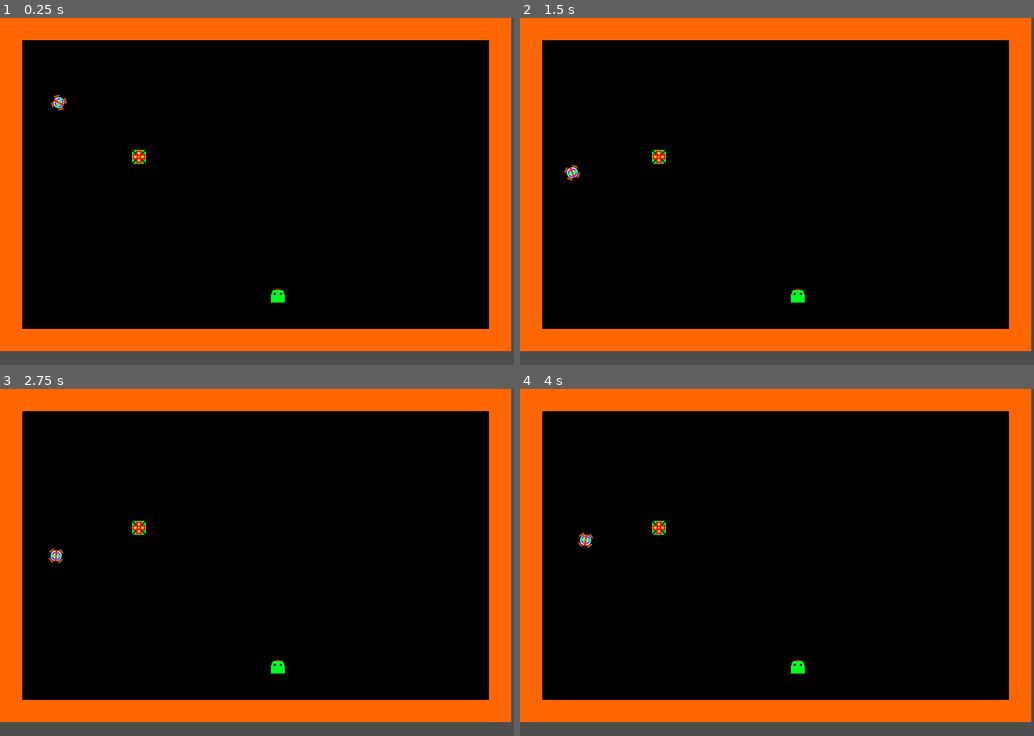
Above: before the commit, frames 1-4 (two rows, left to right).
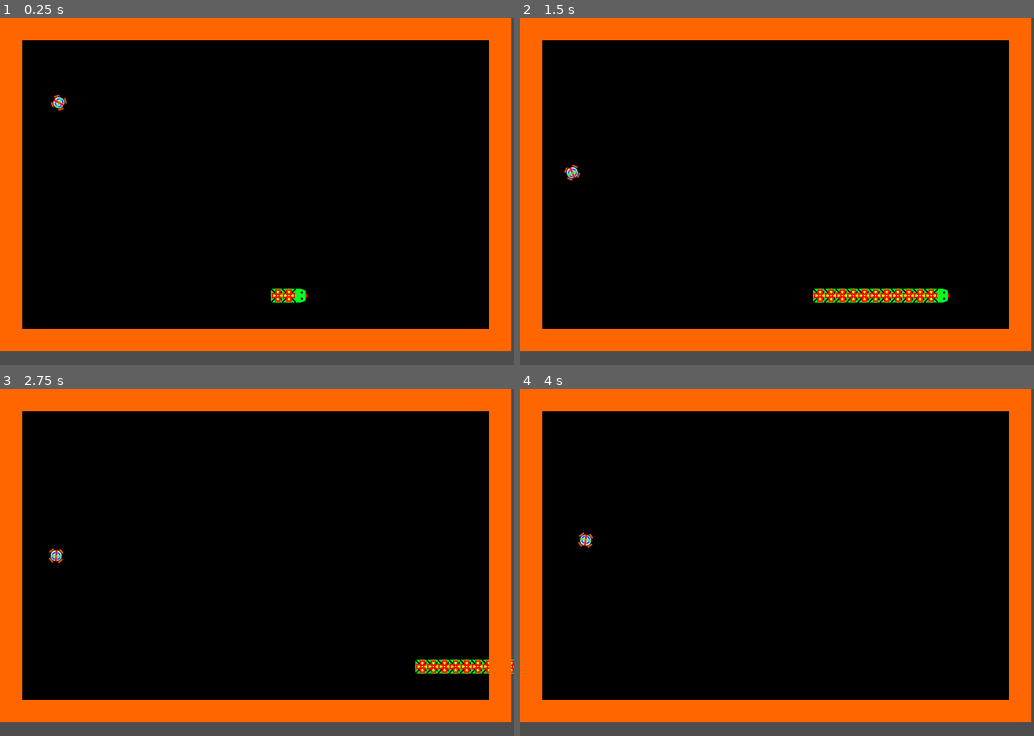
Above: after the commit, the same moments.

Repository: kylemsguy/ShootySnake2
Game: Godot game, scene res://levels/Level1.tscn
Two runs of this game, one before a commit and one after it. Both use one fixed random seed, a clock stepped at 60 frames per second and the inputs below.
Inputs:
- Up to frame 1 (0.25 s): no input
- Up to frame 2 (1.5 s): no input
- Up to frame 3 (2.75 s): no input
- Up to frame 4 (4 s): no input

The runs differ from the first frame. In frame 1, 0.3% of the frame differs, in the area x 25-60%, y 38-82%; in frame 2, 1.2%, in the area x 25-84%, y 38-82%; in frame 3, 0.8%; in frame 4, 0.2%.

Commit message:
Added snake head and it moves!

Diff:
--- a/entities/snake/bullet.tscn
+++ b/entities/snake/bullet.tscn
@@ -5,6 +5,7 @@
 [sub_resource type="RectangleShape2D" id="RectangleShape2D_w08df"]
 
 [node name="Bullet" type="RigidBody2D"]
+gravity_scale = 1.66533e-16
 
 [node name="CollisionShape2D" type="CollisionShape2D" parent="."]
 shape = SubResource("RectangleShape2D_w08df")
--- a/entities/snake/snake.gd
+++ b/entities/snake/snake.gd
@@ -1,11 +1,44 @@
 extends Node
 
+var snake_body_template = load("res://entities/snake/snake_body.tscn")
+
+var health = 100
+var new_snake_segments = []
+var snake_segments = []
+var last_moved = 0
+var curr_time = 0
+
+func create_body_segment():
+	new_snake_segments.append(snake_body_template.instantiate())
+
+func move_snake_head():
+	var angle = $SnakeHead.rotation_degrees
+	$SnakeHead.move_forward()
 
 # Called when the node enters the scene tree for the first time.
 func _ready():
-	pass # Replace with function body.
-
+	create_body_segment()
+	for i in range(10):
+		create_body_segment()
 
 # Called every frame. 'delta' is the elapsed time since the previous frame.
 func _process(delta):
-	pass
+	curr_time += delta
+	if curr_time - last_moved < 0.1:
+		return
+
+	var prev_position = $SnakeHead.position
+	move_snake_head()
+	if new_snake_segments:
+		var new_snake_segment = new_snake_segments.pop_back()
+		new_snake_segment.position = prev_position
+		$SnakeBodyContainer.add_child(new_snake_segment)
+		snake_segments.append(new_snake_segment)
+	else:
+		# shuffle everything forwards
+		for i in range(len(snake_segments)-1, -1, -1):
+			var curr_position = snake_segments[i].position
+			snake_segments[i].position = prev_position
+			prev_position = curr_position
+
+	last_moved = curr_time
--- /dev/null
+++ b/entities/snake/snake.tscn
@@ -0,0 +1,11 @@
+[gd_scene load_steps=3 format=3 uid="uid://b1hmsmkxhes4f"]
+
+[ext_resource type="Script" path="res://entities/snake/snake.gd" id="1_e53wg"]
+[ext_resource type="PackedScene" uid="uid://ctlih3mvxbuqe" path="res://entities/snake/snake_head.tscn" id="2_ct2iw"]
+
+[node name="Snake" type="Node2D"]
+script = ExtResource("1_e53wg")
+
+[node name="SnakeHead" parent="." instance=ExtResource("2_ct2iw")]
+
+[node name="SnakeBodyContainer" type="Node2D" parent="."]
--- a/entities/snake/snake_head.tscn
+++ b/entities/snake/snake_head.tscn
@@ -1,10 +1,12 @@
-[gd_scene load_steps=3 format=3 uid="uid://ctlih3mvxbuqe"]
+[gd_scene load_steps=4 format=3 uid="uid://ctlih3mvxbuqe"]
 
+[ext_resource type="Script" path="res://entities/snake/snake_head_controller.gd" id="1_shjo6"]
 [ext_resource type="Texture2D" uid="uid://g13t3dy25nf0" path="res://entities/snake/Snake_Head.png" id="1_shse5"]
 
 [sub_resource type="RectangleShape2D" id="RectangleShape2D_vrgka"]
 
 [node name="SnakeHead" type="CharacterBody2D"]
+script = ExtResource("1_shjo6")
 
 [node name="CollisionShape2D" type="CollisionShape2D" parent="."]
 shape = SubResource("RectangleShape2D_vrgka")
--- /dev/null
+++ b/entities/snake/snake_head_controller.gd
@@ -0,0 +1,32 @@
+extends CharacterBody2D
+
+enum MOVE_SET {LEFT, RIGHT, UP, DOWN}
+
+var direction = MOVE_SET.RIGHT
+const step = 16
+
+func move_forward():
+	if direction == MOVE_SET.UP:
+		position.y -= step
+	elif direction == MOVE_SET.RIGHT:
+		position.x += step
+	elif direction == MOVE_SET.DOWN:
+		position.y += step
+	elif direction == MOVE_SET.LEFT:
+		position.x -= step
+
+# Called when the node enters the scene tree for the first time.
+func _ready():
+	pass # Replace with function body.
+
+
+# Called every frame. 'delta' is the elapsed time since the previous frame.
+func _process(delta):
+	if direction == MOVE_SET.UP:
+		rotation_degrees = 0
+	elif direction == MOVE_SET.RIGHT:
+		rotation_degrees = 90
+	elif direction == MOVE_SET.DOWN:
+		rotation_degrees = 180
+	elif direction == MOVE_SET.LEFT:
+		rotation_degrees = 270
--- a/levels/Level1.gd
+++ b/levels/Level1.gd
@@ -1,15 +1,13 @@
 extends Node2D
 
 var food = load("res://entities/food/food.tscn")
-var snake_head = load("res://entities/snake/snake_head.tscn")
-var snake_body = load("res://entities/snake/snake_body.tscn")
+var snake_template = load("res://entities/snake/snake.tscn")
 
 # upper bounds for width/height
 const width = 705
 const height = 450
 
 var snake = null
-var snake_body_parts = []
 
 
 # Called when the node enters the scene tree for the first time.
@@ -19,16 +17,10 @@
 	food.position.y = 100
 	add_child(food)
 
-	snake = snake_head.instantiate()
+	snake = snake_template.instantiate()
 	snake.position.x = 400
 	snake.position.y = 400
 	add_child(snake)
-
-	var snake_body_part = snake_body.instantiate()
-	snake_body_part.position.x = 200
-	snake_body_part.position.y = 200
-	snake_body_parts.append(snake_body_part)
-	add_child(snake_body_part)
 
 	#var bullet = load("res://entities/snake/bullet.tscn").instantiate()
 	#bullet.position.x = 200
--- /dev/null
+++ b/player_variables.gd
@@ -0,0 +1,12 @@
+extends Node
+
+var health = 100
+
+# Called when the node enters the scene tree for the first time.
+func _ready():
+	pass # Replace with function body.
+
+
+# Called every frame. 'delta' is the elapsed time since the previous frame.
+func _process(delta):
+	pass
--- a/project.godot
+++ b/project.godot
@@ -18,6 +18,7 @@
 [autoload]
 
 Global="*res://global.gd"
+PlayerVariables="*res://player_variables.gd"
 
 [display]
 
